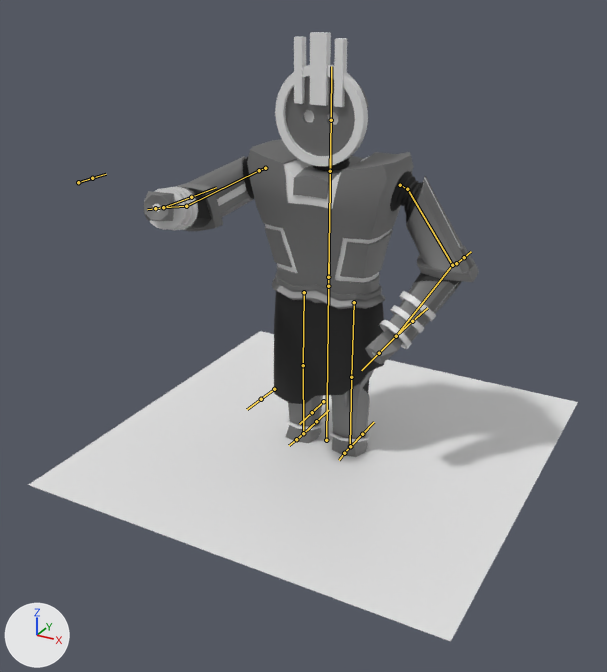
Two versions of the FBX model Assets/Models/Actors/KOLOSS.fbx, one commit apart.
The view is the same before and after, from a 50 mm camera at (3.62, -7.12, 4.74) aimed at (-0.07, -0.4, 1.38). Every picture has the same lights, and +X, +Y and +Z are marked at lower left. Both versions are drawn at frame 5 of the action 'Armature|CombatState_CatchStrong'; the numbers are the values there. The bones that bend it are drawn over the model as lines.

The first picture shows 'Face', 'Floor', 'Hands', 'Head', 'Legs', 'Skirt', 'Torso'.
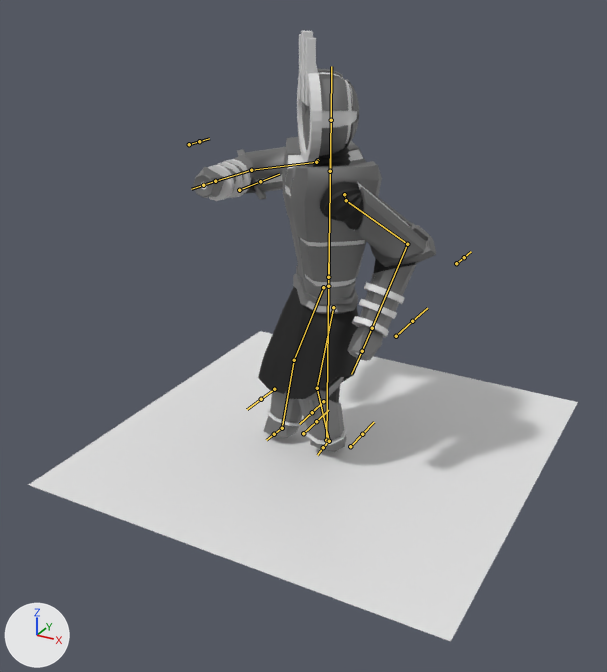
What the commit changed:
Bone 'Waist' (bone_waist) moves from (0.0, 0.0, 0.0) to (0.18, -0.1, -0.16).
Bone 'Waist' (bone_waist) turns from (0, 0, 0) to (0, -53, 0) degrees about its own x, y and z.
Bone 'UpperArm.L' (bone_upperarm_l) turns from (-55, 75, -112) to (-50, -5, -110) degrees about its own x, y and z.
Bone 'ForeArm.L' (bone_forearm_l) turns from (33, 18, -57) to (36, 24, -65) degrees about its own x, y and z.
Bone 'UpperArm.R' (bone_upperarm_r) turns from (63, -17, 4) to (58, -28, -19) degrees about its own x, y and z.
Bone 'ForeArm.R' (bone_forearm_r) turns from (28, -12, 46) to (40, -32, 77) degrees about its own x, y and z.
Bone 'Thigh.L' (bone_thigh_l) turns from (0, 0, 0) to (-20, -49, 3) degrees about its own x, y and z.
Bone 'Calf.L' (bone_calf_l) turns from (0, 0, 0) to (37, 1, -2) degrees about its own x, y and z.
Bone 'Foot.L' (bone_foot_l) turns from (0, 0, 0) to (21, -1, 5) degrees about its own x, y and z.
Bone 'Thigh.R' (bone_thigh_r) turns from (0, 0, 0) to (-31, -42, 8) degrees about its own x, y and z.
Bone 'Calf.R' (bone_calf_r) turns from (0, 0, 0) to (18, 0, 1) degrees about its own x, y and z.
Bone 'Foot.R' (bone_foot_r) turns from (0, 0, 0) to (-5, 9, 10) degrees about its own x, y and z.

What differs and where, as boxes (x1, y1, x2, y2) in the pictures (607 x 672 px):
'Torso', posed (29% narrower)
    before: (169, 139, 479, 342)
    after: (217, 137, 436, 330)
'Skirt', posed (9% narrower)
    before: (274, 291, 384, 404)
    after: (258, 287, 358, 399)
'Face', posed (72% narrower)
    before: (275, 32, 368, 166)
    after: (297, 31, 322, 163)
'Legs', posed
    before: (286, 370, 374, 457)
    after: (264, 377, 347, 452)
'Head', posed
    before: (285, 76, 368, 156)
    after: (302, 69, 359, 156)
'Hands', posed (26% narrower, 11% taller)
    before: (144, 188, 411, 364)
    after: (193, 165, 389, 361)
bone 'UpperArm.L', root to tip
    before: (407, 189) to (452, 265)
    after: (346, 200) to (407, 244)
bone 'ForeArm.L', root to tip
    before: (452, 265) to (396, 336)
    after: (407, 244) to (372, 328)
bone 'UpperArm.R', root to tip
    before: (259, 170) to (186, 206)
    after: (316, 162) to (251, 170)
bone 'ForeArm.R', root to tip
    before: (186, 206) to (163, 207)
    after: (251, 170) to (215, 181)
bone 'Thigh.L', root to tip
    before: (354, 302) to (351, 377)
    after: (333, 307) to (317, 388)
bone 'Calf.L', root to tip
    before: (351, 377) to (350, 446)
    after: (317, 388) to (329, 441)
bone 'Foot.L', root to tip
    before: (350, 446) to (344, 453)
    after: (329, 441) to (323, 447)
bone 'Thigh.R', root to tip
    before: (304, 292) to (303, 365)
    after: (323, 287) to (294, 360)
bone 'Calf.R', root to tip
    before: (303, 365) to (303, 433)
    after: (294, 360) to (282, 428)
bone 'Foot.R', root to tip
    before: (303, 433) to (296, 439)
    after: (282, 428) to (274, 434)
